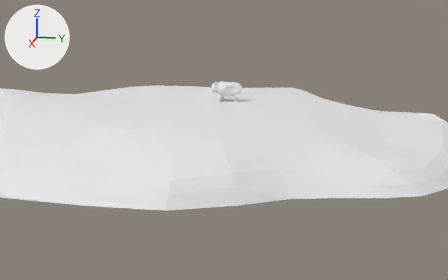
Before and after pictures for a commit that changed the Blender file Assets/Models/gras.blend.
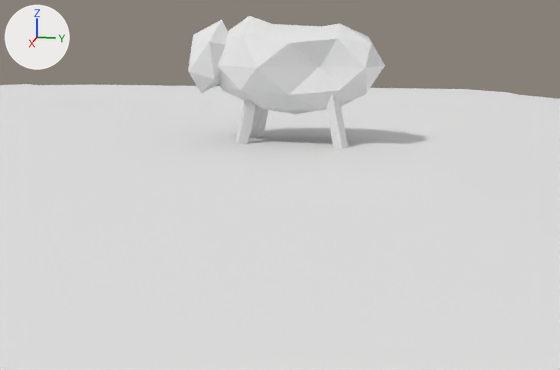
Each version is shown from a camera (50 mm lens) standing at (7.641, 1.467, 1.833) and looking at (0.16, -0.029, -0.037), then close up from a camera (50 mm lens) standing at (1.591, 0.286, 0.735) and looking at (0.061, -0.02, 0.353). The axes (+X, +Y, +Z) are drawn at upper left. The lights are the same throughout.
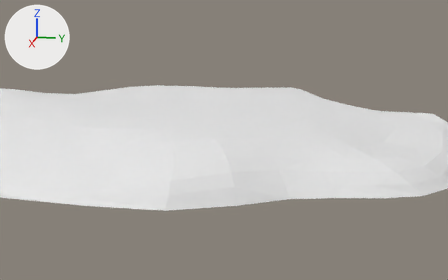
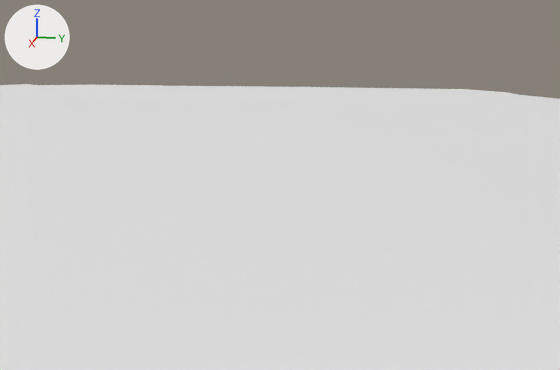
Patch to the scene script:
```diff
--- a/Assets/Models/gras.blend.py
+++ b/Assets/Models/gras.blend.py
@@ ob_icosphere @@
-ob_icosphere = bpy.data.objects.new('Icosphere', me_icosphere_001)
-ob_icosphere.location = (0.0, 0.0, 1.557)
```

Pixel boxes [x1, y1, x2, y2] of what changed, in the close-ups (560 x 370 px):
'Icosphere', deleted
    before: [188, 16, 385, 149]
